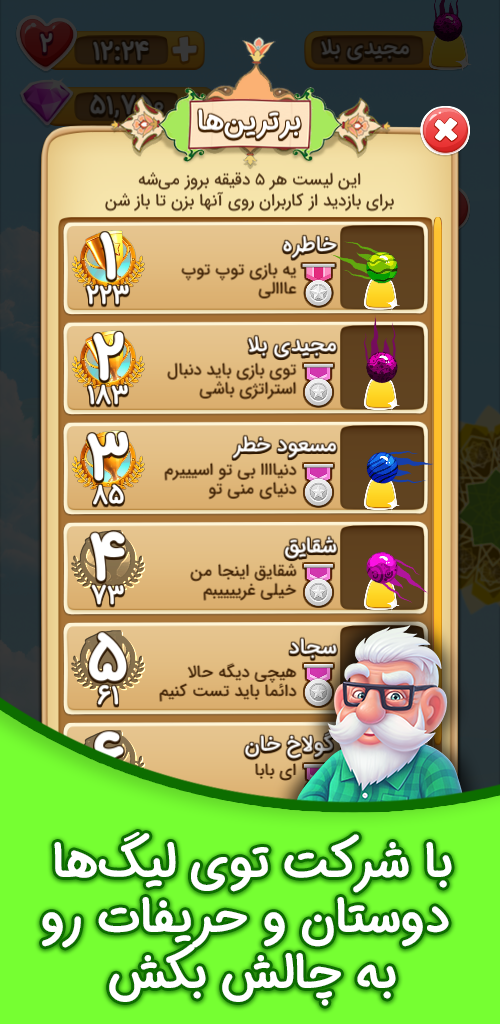
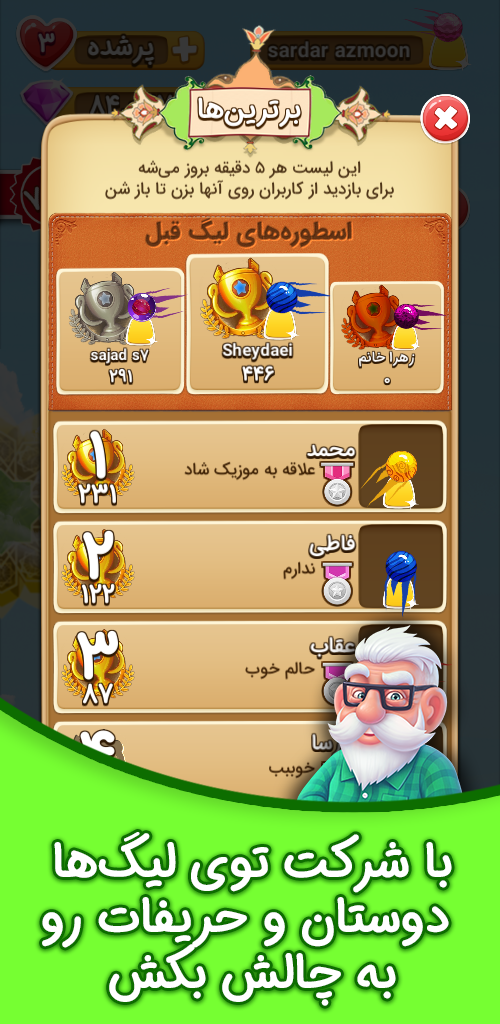
Two versions of the same layered image (500x1024). Layer-by-layer changes:
added layer "637147668115410162" above "Background" over [0,0,500,789]
